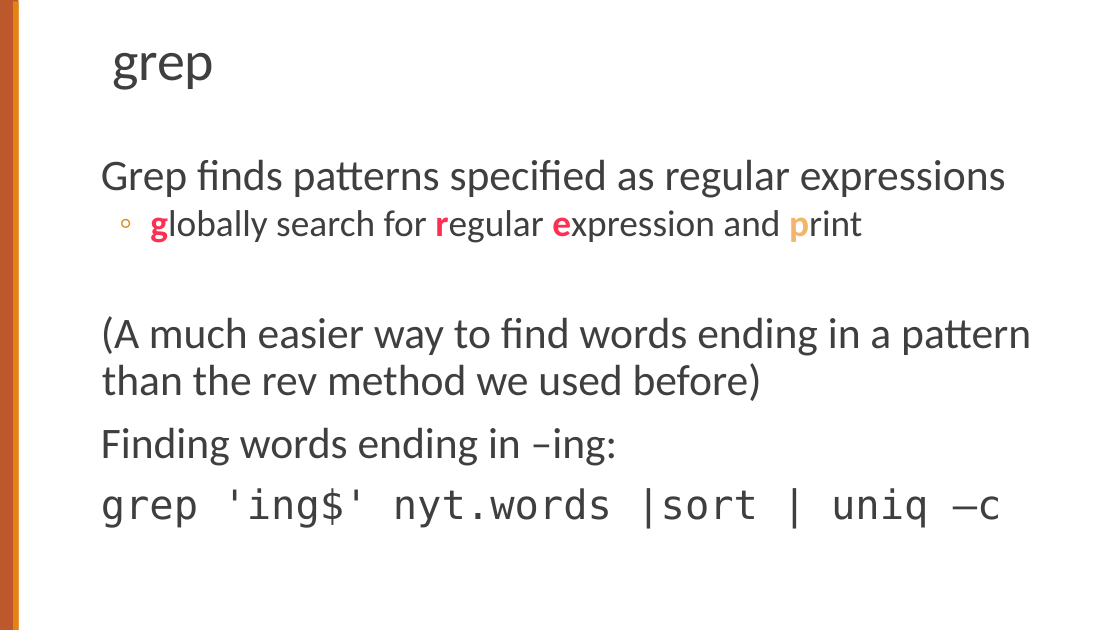
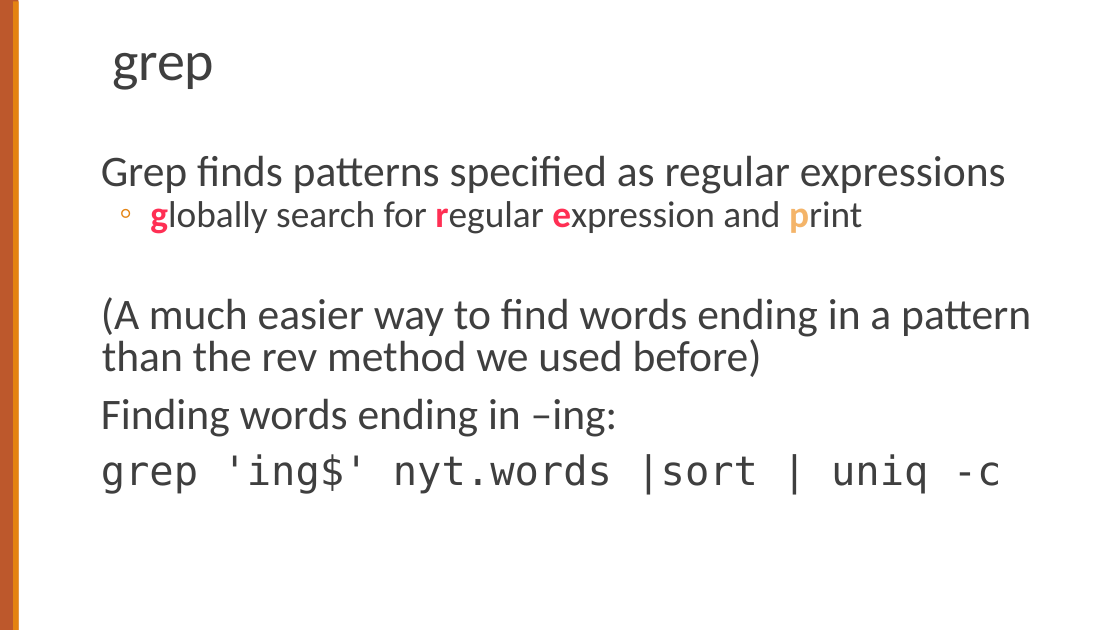
Before and after one commit to cs124/labs, a slide deck: slide 19 of Lab1_UnixForPoets.pptx (slide 18 before the commit). Drawn at 1120x630 pixels with LibreOffice and Linux fonts; fonts in the diff are those of the drawing. Boxes give left, top, right and bottom in pixels: in the first picture for what was removed or moved away, otherwise in the second. Text is boxed around its words. In the diff, an @@ line names an element or a change of style, - is before the commit and + after.

```diff
--- a/Lab1_UnixForPoets.pptx
+++ b/Lab1_UnixForPoets.pptx
@@ text at [101,155,1031,437]: line spacing 0.9 to 0.8 @@
@@ text at [101,454,1002,494]: text changed @@
-grep 'ing$' nyt.words |sort | uniq –c
+grep 'ing$' nyt.words |sort | uniq -c
```
Also in this commit, not shown: 6 other slides changed, 1 slide added, 1 other file.
